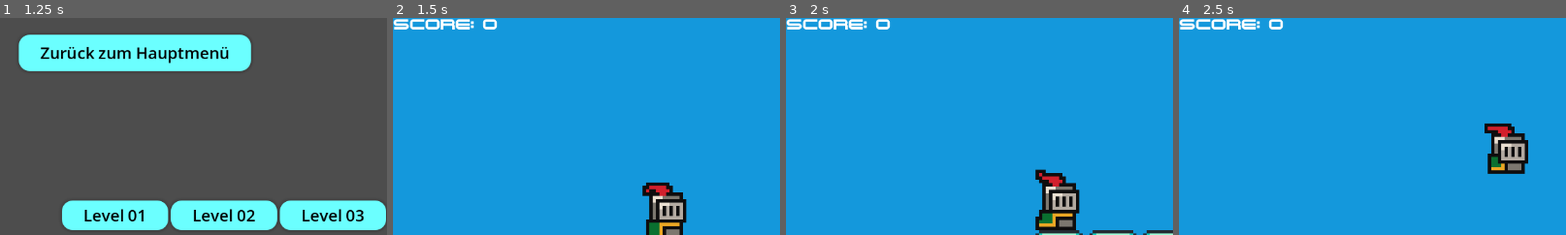
Above: before the commit, frames 1-4 (left to right).
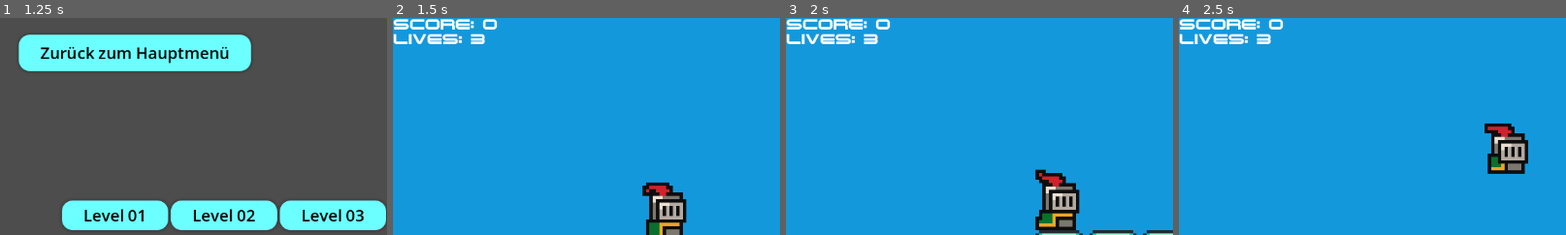
Above: after the commit, the same moments.

Repository: Bonecurse/Super-FOM-World
Game: Godot game, scene res://scenes/main_menu.tscn
Same seed, same stepped clock (60 frames per second), same inputs: the game is played once before the commit and once after it.
Inputs:
- Up to frame 1 (1.25 s): click "Start" at 0.5 s
- Up to frame 2 (1.5 s): click "Level 02" at 1.25 s
- Up to frame 3 (2 s): no input
- Up to frame 4 (2.5 s): hold Right (move_right) from 2.03 s (still down); tap Up (jump) at 2.27 s
The pictures show only the part of the screen within x 0-50%, y 0-50%; the shares and areas given below are measured in that part.

Frame 1 is identical in both runs. In frame 2, 0.8% of the frame differs, in the area x 0-24%, y 7-13%; in frame 3, 0.8%; in frame 4, 0.8%.

Commit message:
Punkte und Leben werden nun sauber angezeigt

Diff:
--- a/hud.tscn
+++ b/hud.tscn
@@ -9,7 +9,16 @@
 [node name="punkteanzeige" type="Label" parent="."]
 unique_name_in_owner = true
 offset_right = 206.0
-offset_bottom = 64.0
+offset_bottom = 22.0
 theme_override_fonts/font = ExtResource("1_37p78")
 theme_override_font_sizes/font_size = 20
 text = "SCORE: 0	"
+
+[node name="lebenanzeige" type="Label" parent="."]
+unique_name_in_owner = true
+offset_top = 22.0
+offset_right = 206.0
+offset_bottom = 44.0
+theme_override_fonts/font = ExtResource("1_37p78")
+theme_override_font_sizes/font_size = 20
+text = "LIVES: 0	"
--- a/project.godot
+++ b/project.godot
@@ -18,7 +18,6 @@
 [autoload]
 
 GameManager="*res://scripts/game_manager.gd"
-Hud="*res://scripts/hud.gd"
 
 [global_group]
 
--- /dev/null
+++ b/scenes/level_1.gd
@@ -0,0 +1,5 @@
+extends Node2D
+
+func _ready():
+	$HUD.update_score()
+	$HUD.update_lives()
--- a/scenes/level_1.tscn
+++ b/scenes/level_1.tscn
@@ -1,5 +1,6 @@
-[gd_scene load_steps=19 format=4 uid="uid://dph5myjdrdqg1"]
-
+[gd_scene load_steps=20 format=4 uid="uid://dph5myjdrdqg1"]
+
+[ext_resource type="Script" uid="uid://cynhb7paie0p8" path="res://scenes/level_1.gd" id="1_e3sih"]
 [ext_resource type="Texture2D" uid="uid://ds5snhtjrpqu5" path="res://assets/sprites/world_tileset.png" id="2_15mv3"]
 [ext_resource type="PackedScene" uid="uid://cg5bmb6gxs2ci" path="res://scenes/success.tscn" id="3_15mv3"]
 [ext_resource type="PackedScene" uid="uid://d1vd3gqajv1eb" path="res://scenes/killzone.tscn" id="3_e3sih"]
@@ -259,6 +260,7 @@
 }
 
 [node name="level_1" type="Node2D"]
+script = ExtResource("1_e3sih")
 
 [node name="GameManager" type="Node" parent="."]
 unique_name_in_owner = true
@@ -457,3 +459,4 @@
 
 [node name="HUD" parent="." instance=ExtResource("9_e3sih")]
 unique_name_in_owner = true
+visible = false
--- /dev/null
+++ b/scenes/level_2.gd
@@ -0,0 +1,5 @@
+extends Node2D
+
+func _ready():
+	$HUD.update_score()
+	$HUD.update_lives()
--- a/scenes/level_2.tscn
+++ b/scenes/level_2.tscn
@@ -1,6 +1,7 @@
-[gd_scene load_steps=9 format=4 uid="uid://dicrdey2velj0"]
+[gd_scene load_steps=10 format=4 uid="uid://dicrdey2velj0"]
 
 [ext_resource type="Script" uid="uid://dktom04okdbnp" path="res://scripts/game_manager.gd" id="1_ne2mo"]
+[ext_resource type="Script" uid="uid://bhjmqyrwy030r" path="res://scenes/level_2.gd" id="1_wo48x"]
 [ext_resource type="Texture2D" uid="uid://ds5snhtjrpqu5" path="res://assets/sprites/world_tileset.png" id="2_6cvei"]
 [ext_resource type="PackedScene" uid="uid://cg5bmb6gxs2ci" path="res://scenes/success.tscn" id="3_que50"]
 [ext_resource type="PackedScene" uid="uid://csdaepljm2oue" path="res://scenes/player.tscn" id="5_172wr"]
@@ -176,6 +177,7 @@
 sources/0 = SubResource("TileSetAtlasSource_lnu2h")
 
 [node name="level_2" type="Node2D"]
+script = ExtResource("1_wo48x")
 
 [node name="LabelScore" type="Label" parent="."]
 unique_name_in_owner = true
--- a/scripts/game_manager.gd
+++ b/scripts/game_manager.gd
@@ -3,6 +3,4 @@
 
 var score = 0
 var life = 3
-
-func add_point():
-	score += 1
+var punkte = 0
--- a/scripts/hud.gd
+++ b/scripts/hud.gd
@@ -1,17 +1,18 @@
 extends CanvasLayer
 
 # Punktestand (öffentlich zugänglich)
-var punkte: int = 0
 
 # Punkte erhöhen
 func add_punkte(wert: int):
-	punkte += wert
+	GameManager.punkte += wert
 	update_score()
 
 # Punkte zurücksetzen
 func reset_punkte():
-	punkte = 0
+	GameManager.punkte = 0
 
 func update_score():
-	print("SCORE: " + str(punkte))
-	%punkteanzeige.text = "SCORE: " + str(punkte)
+	%punkteanzeige.text = "SCORE: " + str(GameManager.punkte)
+
+func update_lives():
+	%lebenanzeige.text = "LIVES: " + str(GameManager.life)
Not shown, added: scenes/level_1.gd.uid
Not shown, added: scenes/level_2.gd.uid
